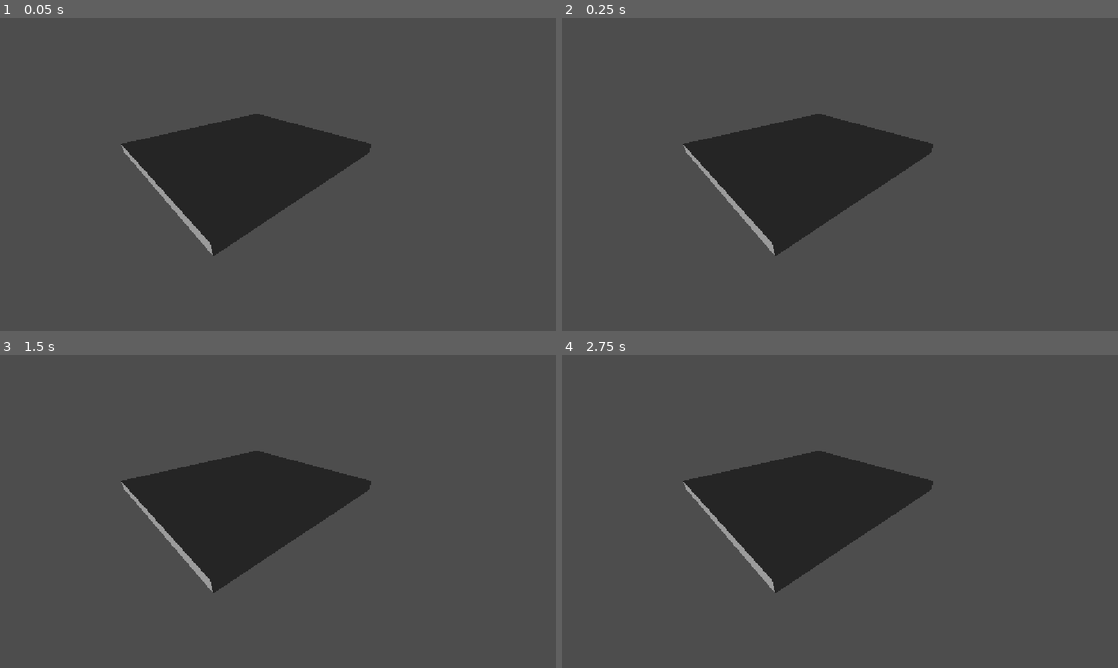
Above: before the commit, frames 1-4 (two rows, left to right).
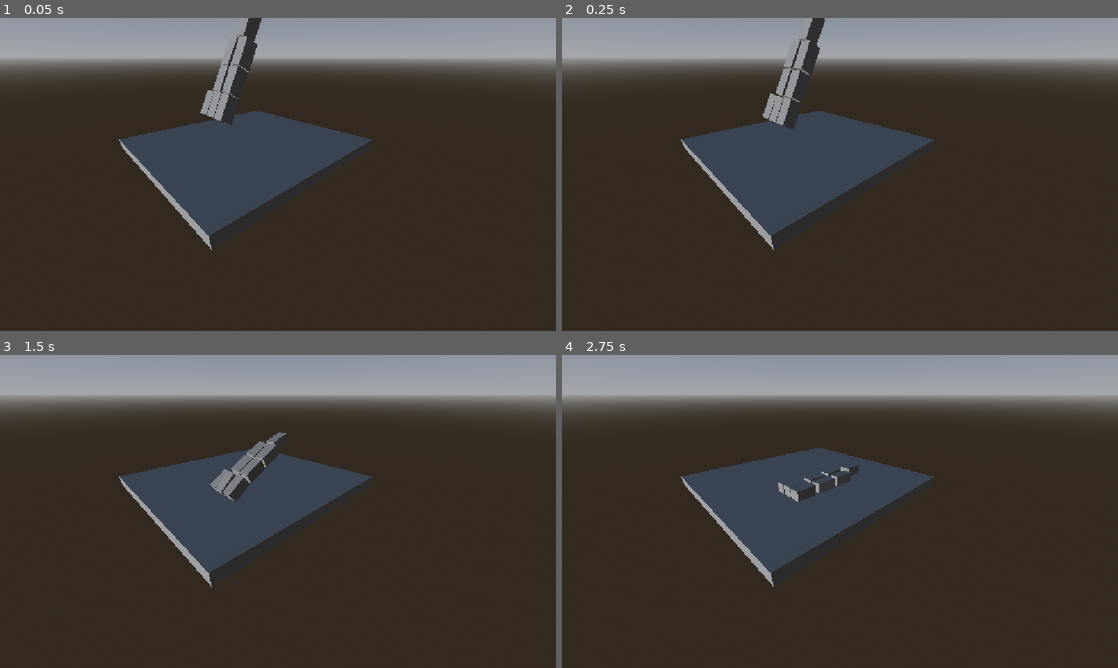
Above: after the commit, the same moments.

Repository: santtu-kumpulainen/3d-fysiikkapeli
Game: Godot game, scene res://scenes/root.tscn
Same seed, same stepped clock (60 frames per second), same inputs: the game is played once before the commit and once after it.
Inputs:
- Up to frame 1 (0.05 s): no input
- Up to frame 2 (0.25 s): no input
- Up to frame 3 (1.5 s): no input
- Up to frame 4 (2.75 s): no input

The runs differ from the first frame. In frame 1, 94% of the frame differs, in the area x 0-100%, y 0-100%; in frame 2, 94%; in frame 3, 94%; in frame 4, 94%.

Commit message:
Task 2: Build physics tower

Diff:
--- /dev/null
+++ b/3d_fysiikkapeli/scenes/box.tscn
@@ -0,0 +1,17 @@
+[gd_scene format=3 uid="uid://ddibfshvvympk"]
+
+[sub_resource type="BoxShape3D" id="BoxShape3D_py7em"]
+size = Vector3(1, 2.140564, 1)
+
+[sub_resource type="BoxMesh" id="BoxMesh_py7em"]
+size = Vector3(1, 1.9833984, 1)
+
+[node name="Box" type="RigidBody3D" unique_id=1642724522]
+
+[node name="CollisionShape3D" type="CollisionShape3D" parent="." unique_id=2066689434]
+transform = Transform3D(1, 0, 0, 0, 1, 0, 0, 0, 1, 1, 1, 1)
+shape = SubResource("BoxShape3D_py7em")
+
+[node name="MeshInstance3D" type="MeshInstance3D" parent="." unique_id=113281993]
+transform = Transform3D(1, 0, 0, 0, 1, 0, 0, 0, 1, 1, 1, 1)
+mesh = SubResource("BoxMesh_py7em")
--- a/3d_fysiikkapeli/scenes/root.tscn
+++ b/3d_fysiikkapeli/scenes/root.tscn
@@ -1,6 +1,15 @@
 [gd_scene format=3 uid="uid://bchw85yj1pokm"]
 
+[ext_resource type="PackedScene" uid="uid://ddibfshvvympk" path="res://scenes/box.tscn" id="1_j5px3"]
+
+[sub_resource type="ProceduralSkyMaterial" id="ProceduralSkyMaterial_t1fed"]
+
+[sub_resource type="Sky" id="Sky_py7em"]
+sky_material = SubResource("ProceduralSkyMaterial_t1fed")
+
 [sub_resource type="Environment" id="Environment_7up8o"]
+background_mode = 2
+sky = SubResource("Sky_py7em")
 
 [sub_resource type="BoxShape3D" id="BoxShape3D_py7em"]
 size = Vector3(20.002, 1, 20)
@@ -17,15 +26,41 @@
 environment = SubResource("Environment_7up8o")
 
 [node name="WorldEdge" type="StaticBody3D" parent="." unique_id=121197124]
-transform = Transform3D(1, 0, 0, 0, 1, 0, 0, 0, 1, 0, 0.9961052, 0)
+transform = Transform3D(1, 0, 0, 0, 1, 0, 0, 0, 1, 0, 0.5, 0)
 
 [node name="CollisionShape3D" type="CollisionShape3D" parent="WorldEdge" unique_id=1717128856]
-transform = Transform3D(1, 0, 0, 0, 1, 0, 0, 0, 1, -8.012484, -1.4727161, -2.643909)
+transform = Transform3D(1, 0, 0, 0, 1, 0, 0, 0, 1, -8.012484, -1.0447385, -2.643909)
 shape = SubResource("BoxShape3D_py7em")
 
 [node name="MeshInstance3D" type="MeshInstance3D" parent="WorldEdge" unique_id=1747503662]
-transform = Transform3D(1, 0, 0, 0, 0.9919796, 0, 0, 0, 1, -7.9091883, -2.0671487, -2.7946343)
+transform = Transform3D(1, 0, 0, 0, 0.9919796, 0, 0, 0, 1, -7.9091883, -1.0447385, -2.7946343)
 mesh = SubResource("BoxMesh_t1fed")
 
 [node name="Camera3D" type="Camera3D" parent="." unique_id=590611728]
 transform = Transform3D(0.7071068, -0.35355338, 0.61237246, 0, 0.8660254, 0.50000006, -0.7071068, -0.35355338, 0.61237246, 10, 8, 10)
+
+[node name="Boxes" type="Node" parent="." unique_id=2594051]
+
+[node name="Box1" parent="Boxes" unique_id=1642724522 instance=ExtResource("1_j5px3")]
+transform = Transform3D(1, 0, 0, 0, 0.87100345, 0.49127686, 0, -0.49127686, 0.87100345, -6.07, 3.2738562, 1.1009595)
+
+[node name="Box2" parent="Boxes" unique_id=574468394 instance=ExtResource("1_j5px3")]
+transform = Transform3D(1, 0, 0, 0, 0.87100345, 0.49127686, 0, -0.49127686, 0.87100345, -7.1469035, 3.2738562, 1.1009595)
+
+[node name="Box3" parent="Boxes" unique_id=1697580399 instance=ExtResource("1_j5px3")]
+transform = Transform3D(1, 0, 0, 0, 0.87100345, 0.49127686, 0, -0.49127686, 0.87100345, -4.97695, 3.2738562, 1.1009595)
+
+[node name="Box4" parent="Boxes" unique_id=593996960 instance=ExtResource("1_j5px3")]
+transform = Transform3D(1, 0, 0, 0, 0.87100345, 0.49127686, 0, -0.49127686, 0.87100345, -5.020108, 5.0051775, 0.124432795)
+
+[node name="Box5" parent="Boxes" unique_id=1269340170 instance=ExtResource("1_j5px3")]
+transform = Transform3D(1, 0, 0, 0, 0.87100345, 0.49127686, 0, -0.49127686, 0.87100345, -6.3065543, 5.0329356, 0.108776085)
+
+[node name="Box6" parent="Boxes" unique_id=546933311 instance=ExtResource("1_j5px3")]
+transform = Transform3D(1, 0, 0, 0, 0.87100345, 0.49127686, 0, -0.49127686, 0.87100345, -5.550475, 8.495686, -1.8443379)
+
+[node name="Box7" parent="Boxes" unique_id=1225059111 instance=ExtResource("1_j5px3")]
+transform = Transform3D(1, 0, 0, 0, 0.87100345, 0.49127686, 0, -0.49127686, 0.87100345, -5.005579, 6.740754, -0.8544939)
+
+[node name="Box8" parent="Boxes" unique_id=815354045 instance=ExtResource("1_j5px3")]
+transform = Transform3D(1, 0, 0, 0, 0.87100345, 0.49127686, 0, -0.49127686, 0.87100345, -6.3000965, 6.7101946, -0.8372573)
